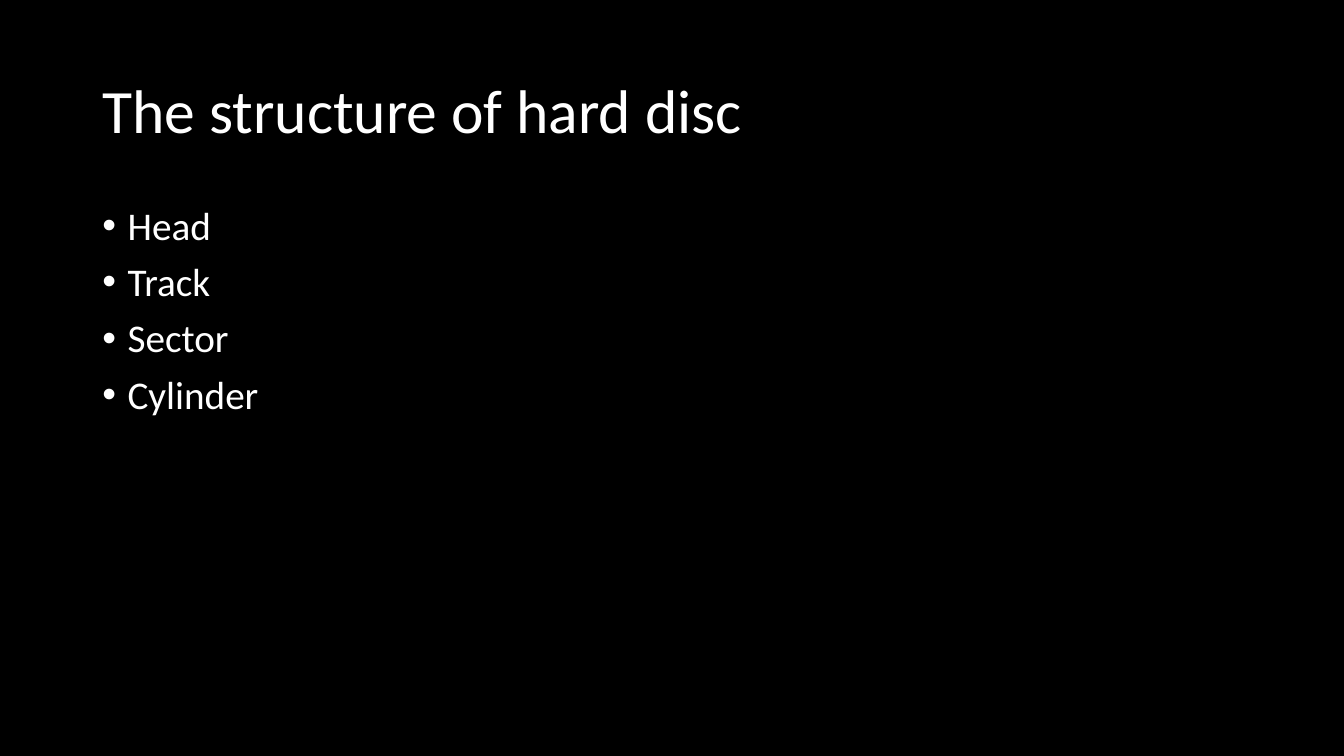
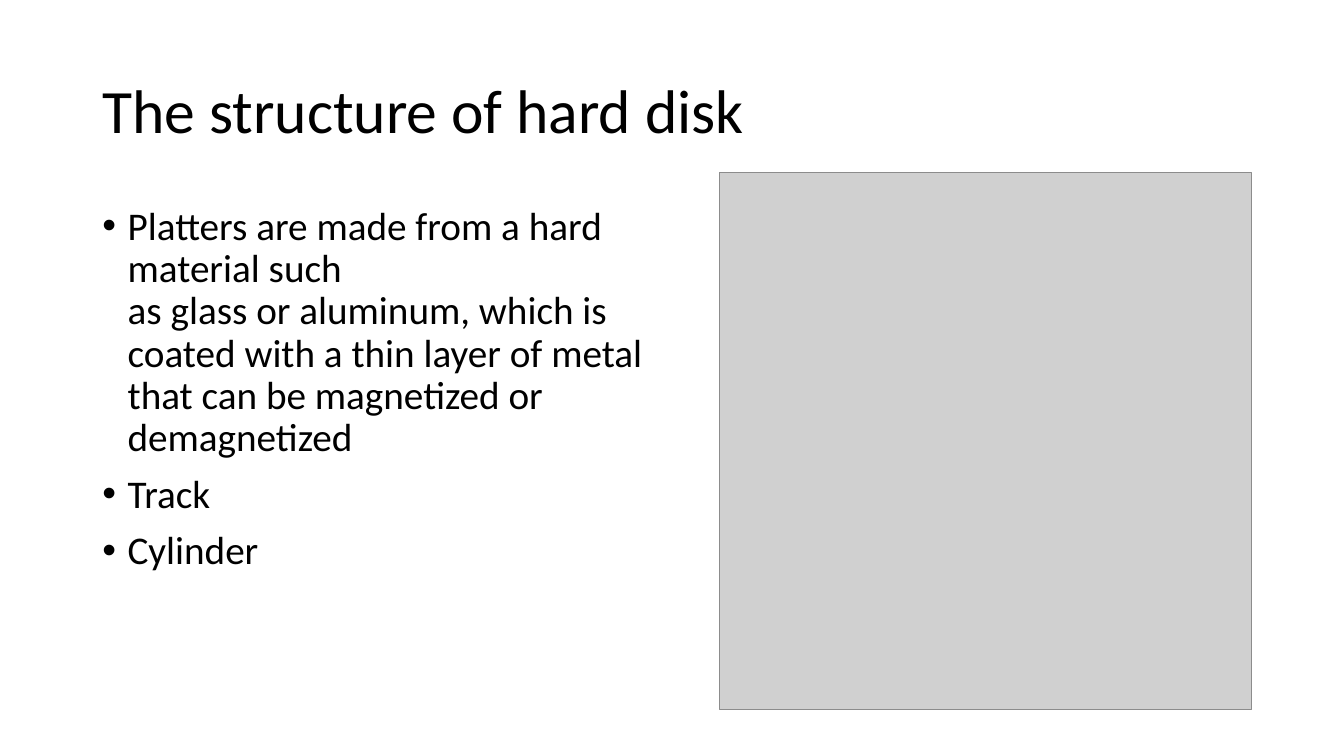
Before and after one commit to linzexinmasterchief/SchoolWorks, a slide deck: slide 6 of computerScience/hard disc.pptx (slide 4 before the commit). Drawn at 1344x756 pixels with LibreOffice and Linux fonts; fonts in the diff are those of the drawing; grey boxes stand for pictures. Boxes give left, top, right and bottom in pixels: in the first picture for what was removed or moved away, otherwise in the second. Text is boxed around its words. In the diff, an @@ line names an element or a change of style, - is before the commit and + after.

```diff
--- a/computerScience/hard disc.pptx
+++ b/computerScience/hard disc.pptx
@@ background #000000 to #FFFFFF @@
@@ title at bbox=[102, 90, 743, 134]: text changed; text colour #FFFFFF to #000000 @@
-The structure of hard disc
+The structure of hard disk
@@ picture added at bbox=[720, 172, 1252, 709] @@
@@ text at bbox=[128, 212, 642, 458]: text changed; text colour #FFFFFF to #000000 @@
-• Head
+• Platters are made from a hard material such as glass or aluminum, which is coated with a thin layer of metal that can be magnetized or demagnetized
@@ text at bbox=[128, 326, 229, 353]: paragraph removed @@
-• Sector
@@ text at bbox=[128, 480, 259, 571]: text colour #FFFFFF to #000000 in "Track", "Cylinder" @@
```
Also in this commit, not shown: 5 other slides changed, 6 slides added, 3 slides removed, 3 other files.
